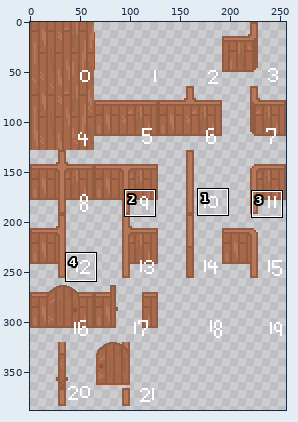
File history of a pixel-art file, src/images/structure.aseprite. Above, an overview of the earlier version with the close-up marked.
Close-up. The starting point:
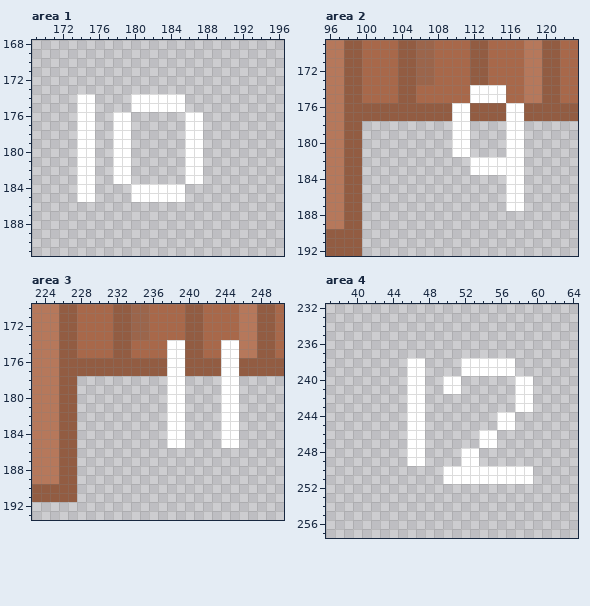
256x512 pixels, 1 frame. Colours within 5 levels of each other are drawn and written as one. Shown: area 1: x 169..196, y 168..191; area 2: x 96..123, y 169..192; area 3: x 223..250, y 170..193; area 4: x 37..64, y 232..257. The wide view leaves out empty margins. The commit also changed other parts of the picture, which this record leaves out.
And afterwards:
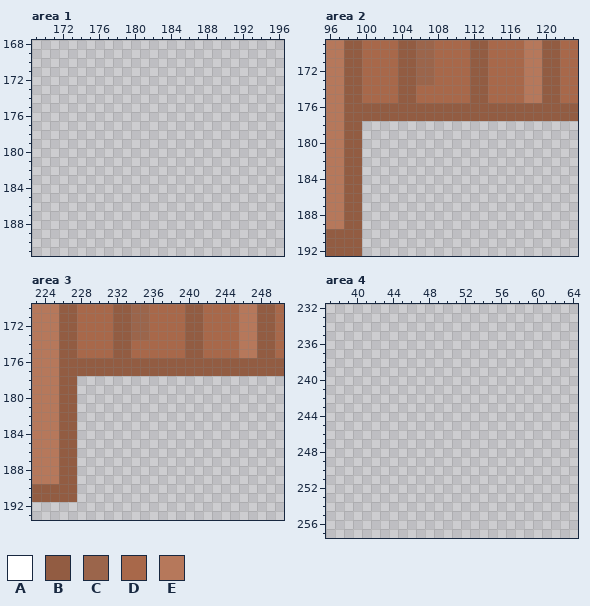
Palette (. is transparent): A #ffffff  B #925c42  C #9b654b  D #a8684a  E #b6785b
Diff:
layer "count" now hidden
Area 1:
Colour A is gone in rows 174 to 175 at x 174 to 175 and 180 to 185; in rows 176 to 183 at x 174 to 175, 178 to 179 and 186 to 187; in rows 184 to 185 at x 174 to 175 and 180 to 185.
Area 2:
The author changed colour A to colour B in rows 174 to 175 at x 112 to 113; in rows 176 to 177 at x 110 to 111 and 116 to 117.
The author changed colour A to colour D in rows 174 to 175 at x 114 to 115.
Colour A is gone in rows 178 to 181 at x 110 to 111 and 116 to 117; in rows 182 to 183 at x 112 to 117; in rows 184 to 187 at x 116 to 117.
Area 3:
The author changed colour A to colour B in rows 176 to 177 at x 238 to 239 and 244 to 245.
The author changed colour A to colour D in rows 174 to 175 at x 238 to 239 and 244 to 245.
Colour A is gone in rows 178 to 185 at x 238 to 239 and 244 to 245.
Area 4:
Colour A is gone in rows 238 to 239 at x 46 to 47 and 52 to 57; in rows 240 to 241 at x 46 to 47, 50 to 51 and 58 to 59; in rows 242 to 243 at x 46 to 47 and 58 to 59; in rows 244 to 245 at x 46 to 47 and 56 to 57; in rows 246 to 247 at x 46 to 47 and 54 to 55; in rows 248 to 249 at x 46 to 47 and 52 to 53.
Colour A is gone in rows 250 to 251 at x 50 to 59.
Boxes around the changes in both close-ups, in picture pixels (x1, y1, x2, y2):
erased: (77, 94, 203, 202)
changed: (452, 85, 524, 211)
changed: (167, 340, 185, 448)
changed: (221, 340, 239, 448)
erased: (407, 358, 533, 484)
